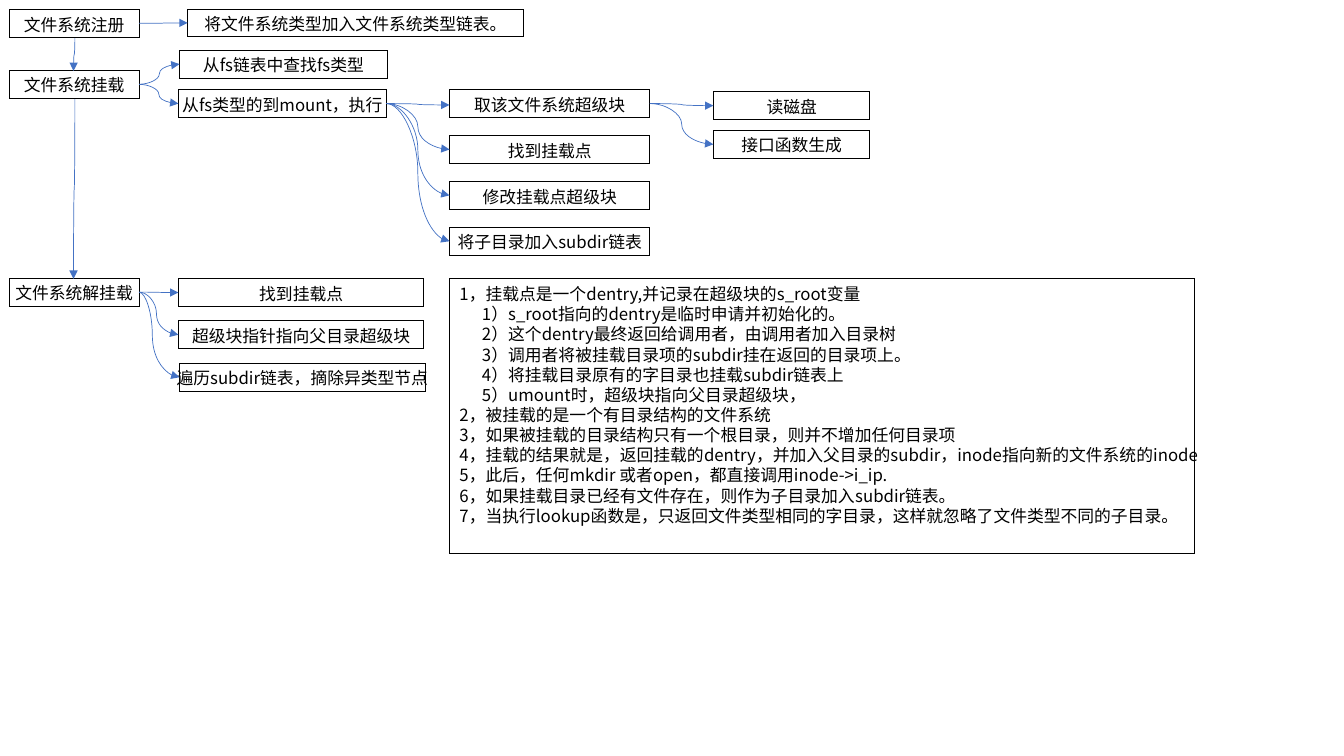
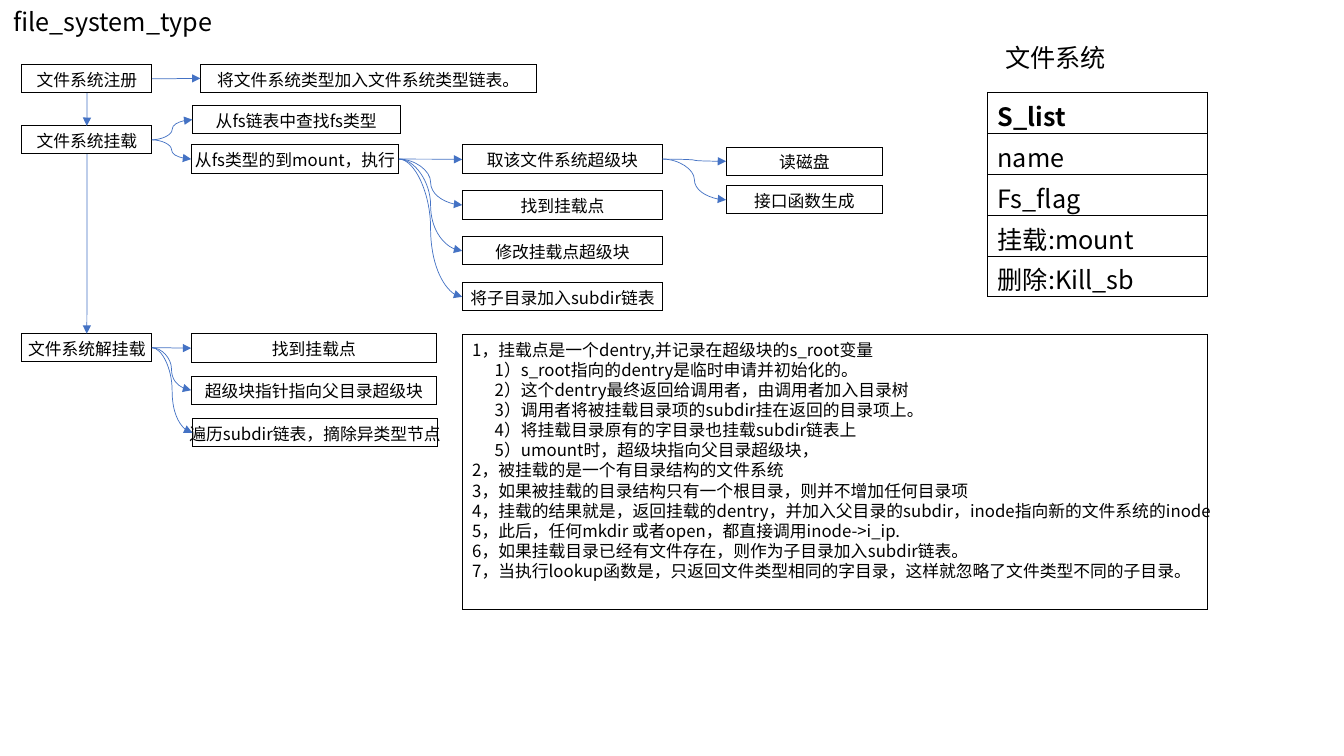
Before and after one commit to wei-coder/walnut, a slide deck: slide 4 of doc/fs.pptx. Drawn at 1344x756 pixels with LibreOffice and Linux fonts; fonts in the diff are those of the drawing. Boxes give left, top, right and bottom in pixels: in the first picture for what was removed or moved away, otherwise in the second. Text is boxed around its words. In the diff, an @@ line names an element or a change of style, - is before the commit and + after.

```diff
--- a/doc/fs.pptx
+++ b/doc/fs.pptx
@@ text added at [13, 10, 212, 37], 18 pt, text #000000 @@
+file_system_type
@@ text added at [1005, 45, 1106, 69], 18 pt, text #000000 @@
+文件系统
@@ 14 rectangles, 12 curved arrows: place and size @@
-14 rectangles, 12 curved arrows at [9, 9, 1195, 555]
+14 rectangles, 12 curved arrows at [22, 65, 1208, 610]
@@ table added at [988, 92, 1208, 297], 5 rows, 1 columns @@
+S_list
+name
+Fs_flag
+挂载:mount
+删除:Kill_sb
@@ 2 rectangles, 2 curved arrows: place and size @@
-2 rectangles, 2 curved arrows at [650, 92, 870, 158]
+2 rectangles, 2 curved arrows at [662, 147, 882, 214]
```
Also in this commit, not shown: 3 other slides changed, 6 slides added, 14 other files.
